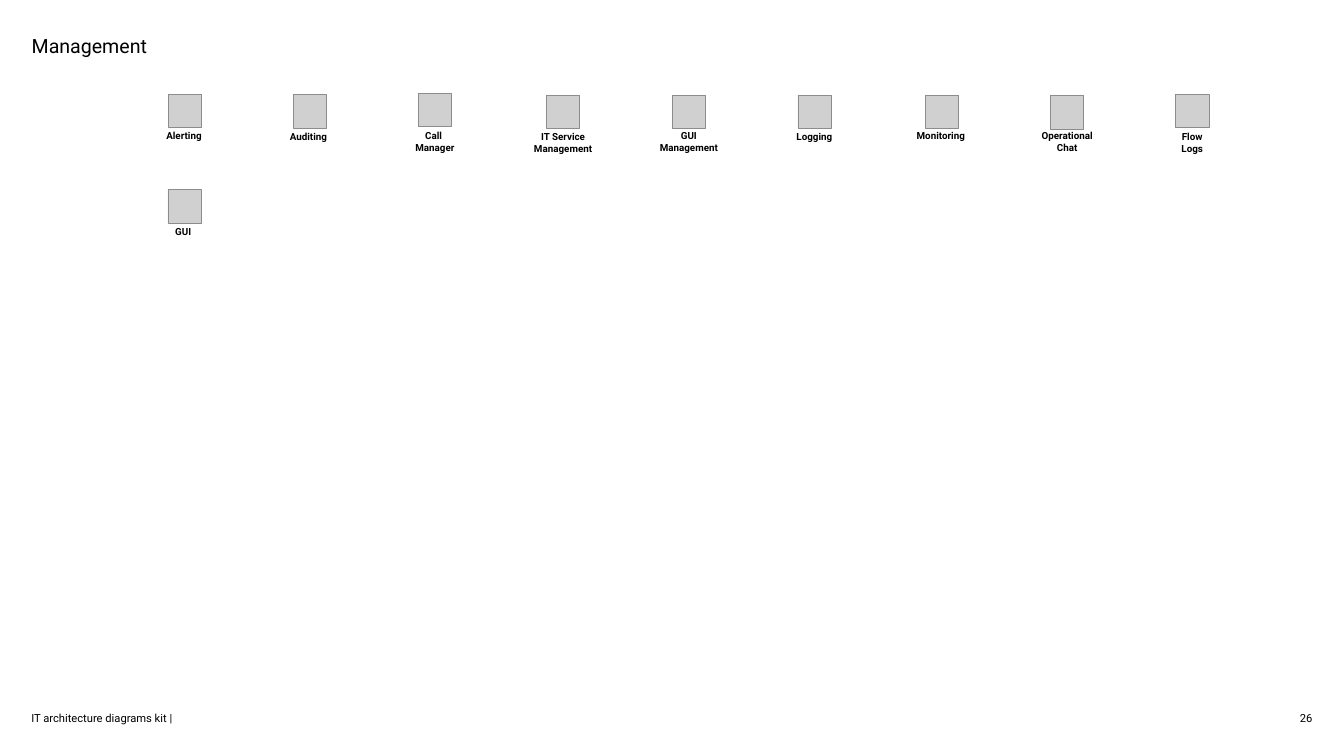
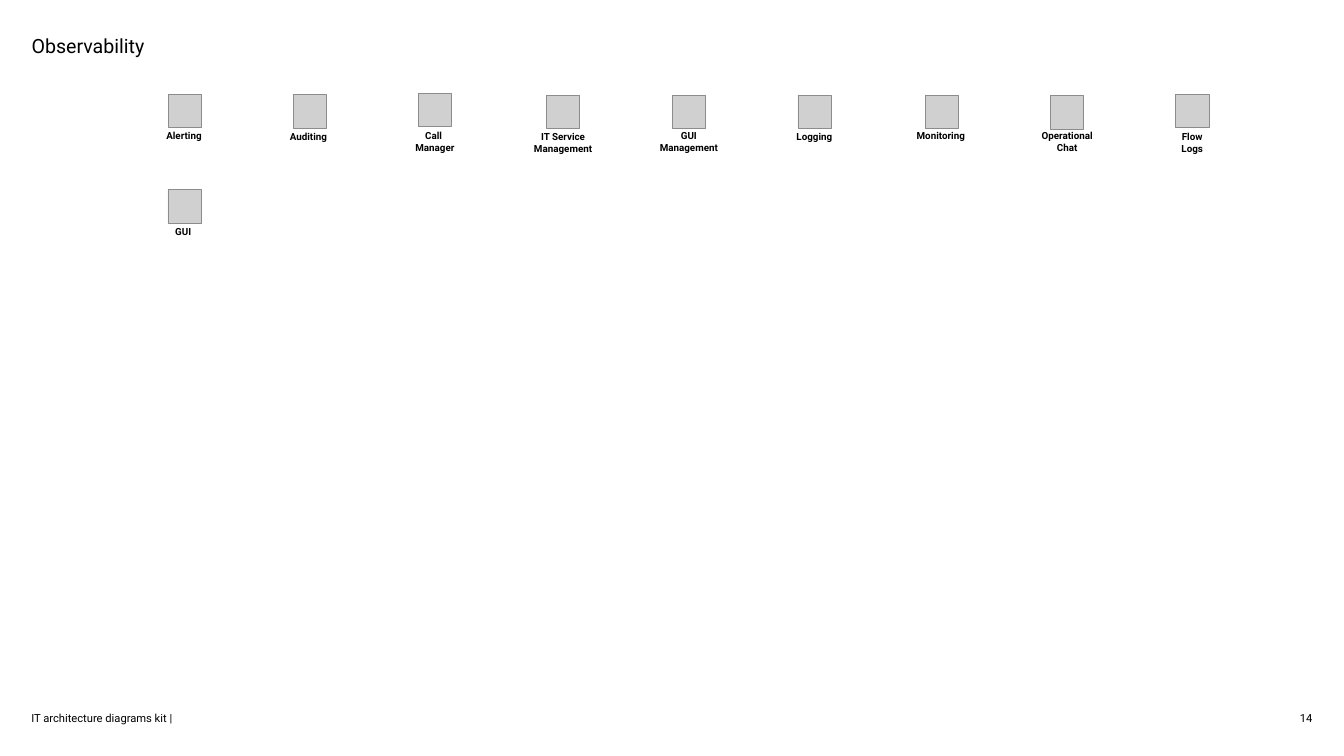
Before and after one commit to IBM-Cloud/architecture-icons, a slide deck: slide 14 of ppt/IBM_IT Architecture diagrams kit_External.pptx (slide 26 before the commit). Drawn at 1344x756 pixels with LibreOffice and Linux fonts; fonts in the diff are those of the drawing; grey boxes stand for pictures. Boxes give left, top, right and bottom in pixels: in the first picture for what was removed or moved away, otherwise in the second. Text is boxed around its words. In the diff, an @@ line names an element or a change of style, - is before the commit and + after.

```diff
--- a/ppt/IBM_IT Architecture diagrams kit_External.pptx
+++ b/ppt/IBM_IT Architecture diagrams kit_External.pptx
@@ title at (32, 38, 145, 57): text changed @@
-Management
+Observability
@@ page number at (1300, 714, 1313, 722): text changed @@
-26
+14
```
Also in this commit, not shown: 4 other slides changed, 12 slides removed, 17 other files.
